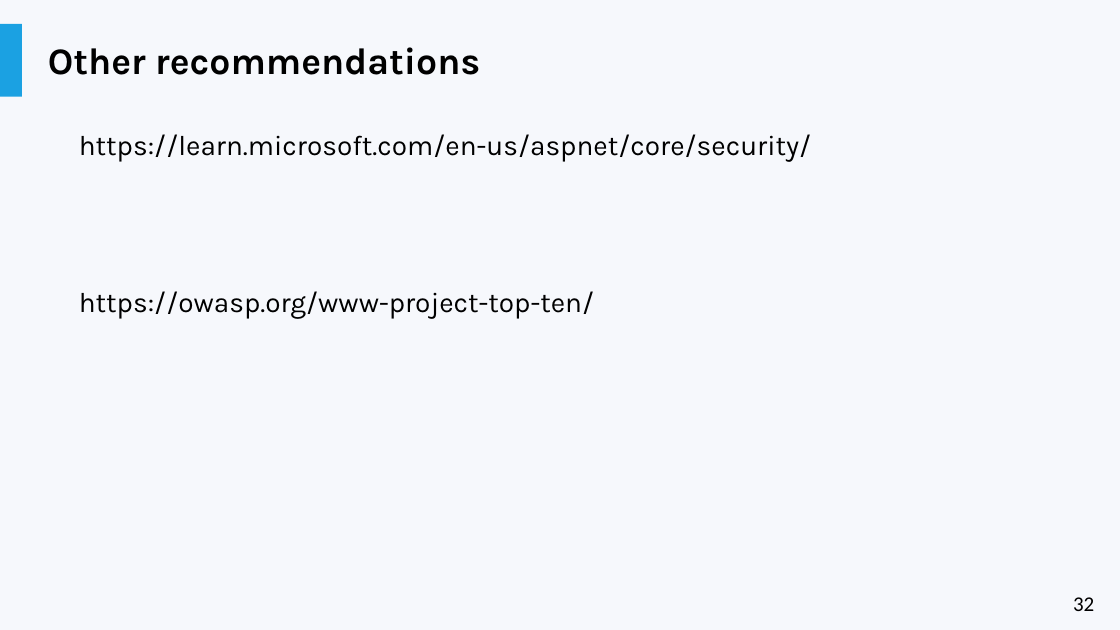
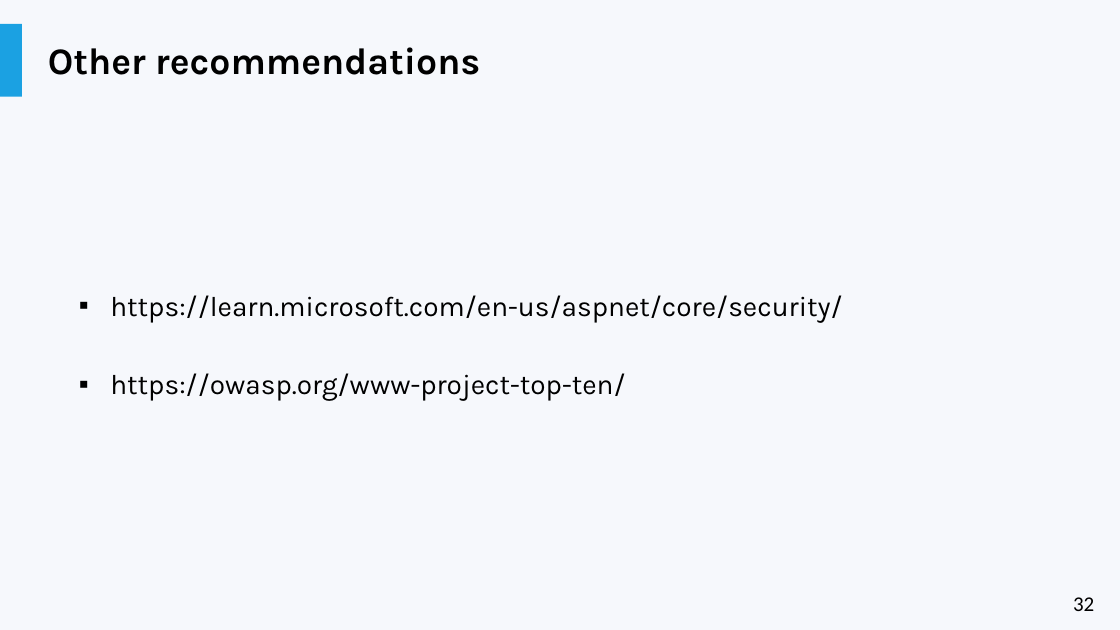
Before and after one commit to liviucotfas/ase-web-and-cloud-applications-security, a slide deck: slide 32 of Presentation ASPNET - Part III.pptx. Drawn at 1120x630 pixels with LibreOffice and Linux fonts; fonts in the diff are those of the drawing. Boxes give left, top, right and bottom in pixels: in the first picture for what was removed or moved away, otherwise in the second. Text is boxed around its words. In the diff, an @@ line names an element or a change of style, - is before the commit and + after.

```diff
--- a/Presentation ASPNET - Part III.pptx
+++ b/Presentation ASPNET - Part III.pptx
@@ text "https://learn.microsoft.com/en-us/aspnet/core/security/" at bbox=[110, 295, 843, 401]: bullet none to ▪; vertical alignment top to middle @@
```
